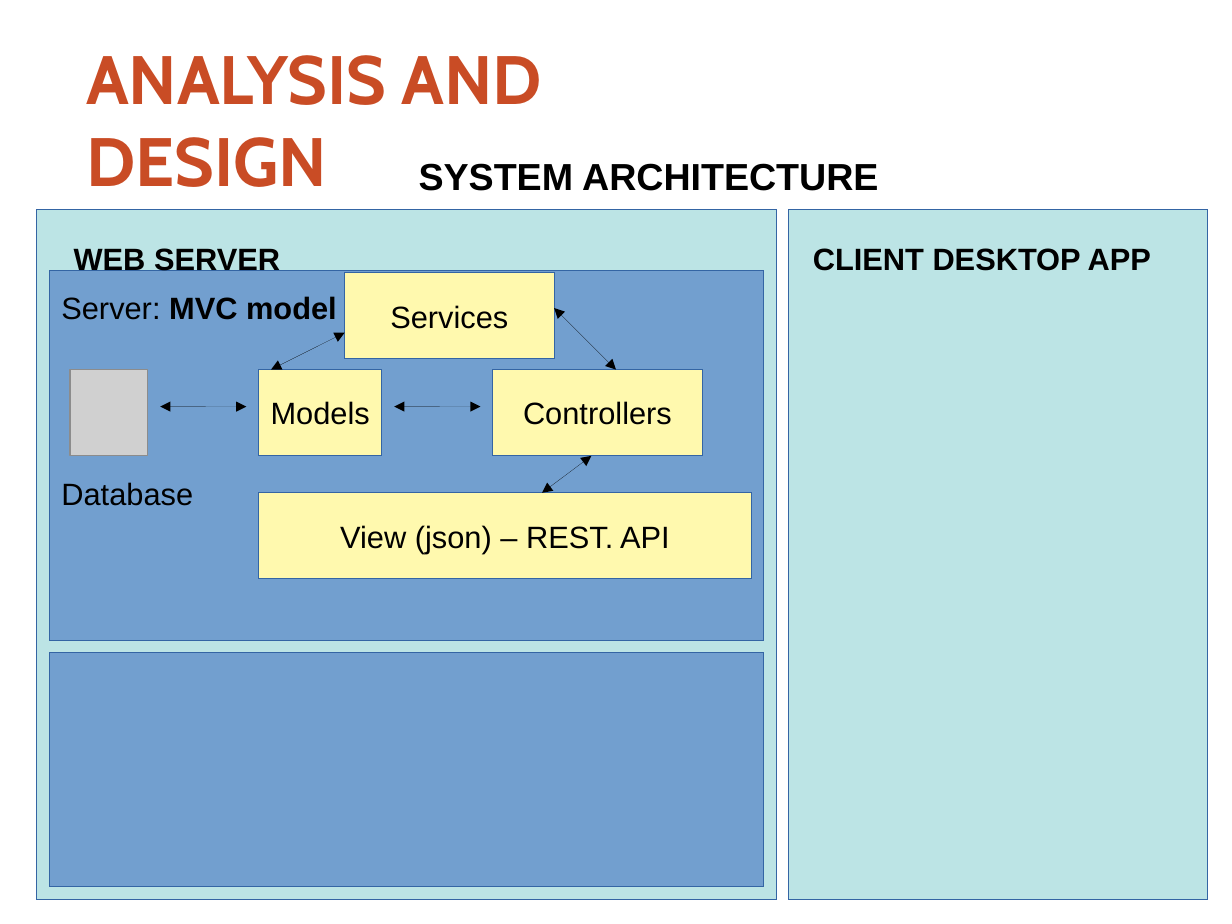
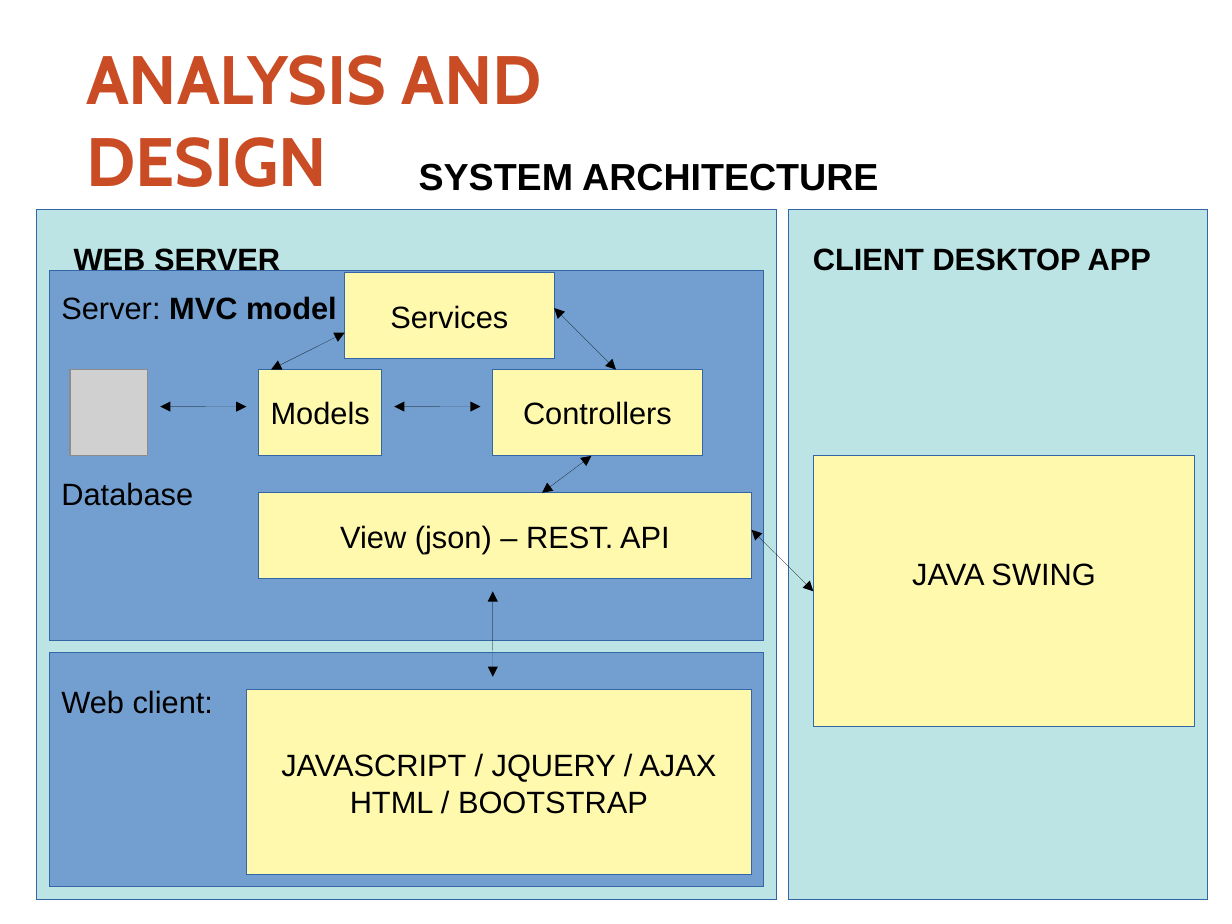
Before and after one commit to thoatran/iCT-Flashcard, a slide deck: slide 5 of docs/ReportSlides.pptx (slide 7 before the commit). Drawn at 1232x924 pixels with LibreOffice and Linux fonts; fonts in the diff are those of the drawing; grey boxes stand for pictures; background and template pictures are left out. Boxes give left, top, right and bottom in pixels: in the first picture for what was removed or moved away, otherwise in the second. Text is boxed around its words. In the diff, an @@ line names an element or a change of style, - is before the commit and + after.

```diff
--- a/docs/ReportSlides.pptx
+++ b/docs/ReportSlides.pptx
@@ rectangle added at (813, 456, 1195, 727), fill #FFF9AE, outline #3465A4 0.75 pt, 18 pt, text #000000 @@
+JAVA SWING
@@ double arrow added from (752, 530) to (813, 591), #000000 0.75 pt @@
@@ double arrow added from (493, 591) to (493, 676), #000000 0.75 pt @@
@@ text added at (61, 690, 213, 714), 18 pt, text #000000 @@
+Web client:
@@ rectangle added at (246, 690, 752, 875), fill #FFF9AE, outline #3465A4 0.75 pt, 18 pt, text #000000 @@
+JAVASCRIPT / JQUERY / AJAX
+HTML / BOOTSTRAP
```
Also in this commit, not shown: 1 other slide changed, 2 slides added, 5 slides removed, 2 other files.
